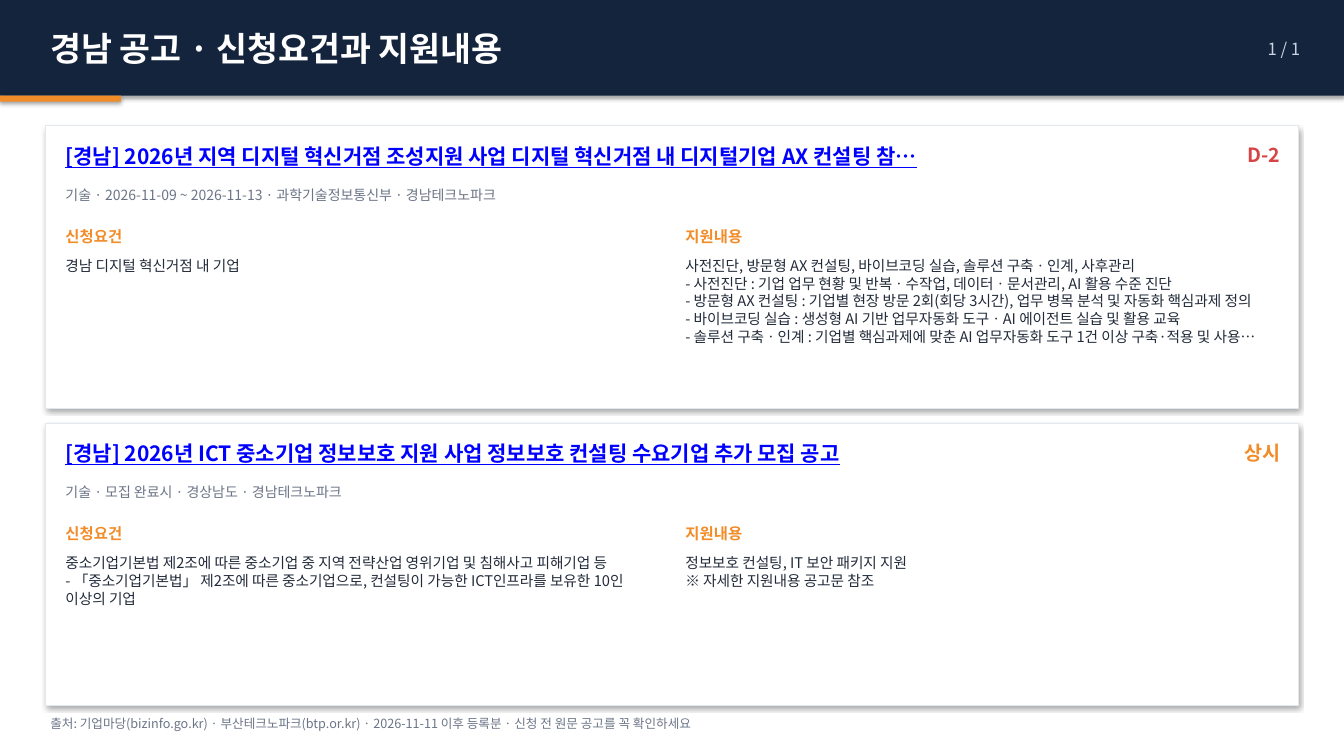
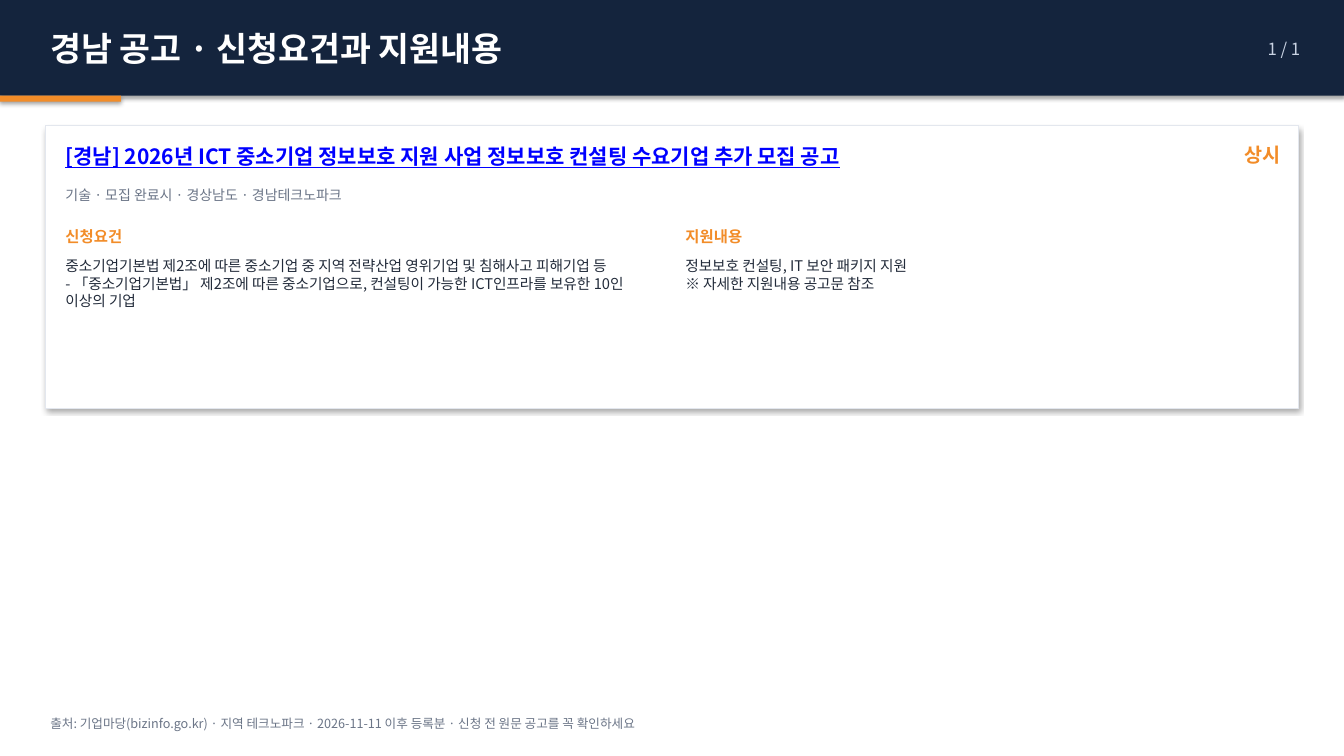
Before and after one commit to juddmank/helprnd.com, a slide deck: slide 7 of site/briefings/2026-11-11_지원사업공고.pptx. Drawn at 1344x756 pixels with LibreOffice and Linux fonts; fonts in the diff are those of the drawing. Boxes give left, top, right and bottom in pixels: in the first picture for what was removed or moved away, otherwise in the second. Text is boxed around its words. In the diff, an @@ line names an element or a change of style, - is before the commit and + after.

```diff
--- a/site/briefings/2026-11-11_지원사업공고.pptx
+++ b/site/briefings/2026-11-11_지원사업공고.pptx
@@ text at (x1=65, y1=146, x2=840, y2=168): text changed @@
-[경남] 2026년 지역 디지털 혁신거점 조성지원 사업 디지털 혁신거점 내 디지털기업 AX 컨설팅 참…
+[경남] 2026년 ICT 중소기업 정보보호 지원 사업 정보보호 컨설팅 수요기업 추가 모집 공고
@@ text at (x1=1244, y1=145, x2=1280, y2=164): text changed; text colour #D64545 to #F28C28 @@
-D-2
+상시
@@ text at (x1=65, y1=188, x2=342, y2=201): text changed @@
-기술 · 2026-11-09 ~ 2026-11-13 · 과학기술정보통신부 · 경남테크노파크
+기술 · 모집 완료시 · 경상남도 · 경남테크노파크
@@ text at (x1=65, y1=259, x2=624, y2=307): text changed @@
-경남 디지털 혁신거점 내 기업
+중소기업기본법 제2조에 따른 중소기업 중 지역 전략산업 영위기업 및 침해사고 피해기업 등
+- 「중소기업기본법」 제2조에 따른 중소기업으로, 컨설팅이 가능한 ICT인프라를 보유한 10인 이상의 기업
@@ text at (x1=685, y1=259, x2=907, y2=290): text changed @@
-사전진단, 방문형 AX 컨설팅, 바이브코딩 실습, 솔루션 구축ㆍ인계, 사후관리
-- 사전진단 : 기업 업무 현황 및 반복ㆍ수작업, 데이터ㆍ문서관리, AI 활용 수준 진단
-- 방문형 AX 컨설팅 : 기업별 현장 방문 2회(회당 3시간), 업무 병목 분석 및 자동화 핵심과제 정의
-- 바이브코딩 실습 : 생성형 AI 기반 업무자동화 도구ㆍAI 에이전트 실습 및 활용 교육
-- 솔루션 구축ㆍ인계 : 기업별 핵심과제에 맞춘 AI 업무자동화 도구 1건 이상 구축·적용 및 사용…
+정보보호 컨설팅, IT 보안 패키지 지원
+※ 자세한 지원내용 공고문 참조
@@ rectangle removed at (x1=45, y1=423, x2=1299, y2=706) @@
@@ text removed at (x1=65, y1=443, x2=840, y2=465) @@
-[경남] 2026년 ICT 중소기업 정보보호 지원 사업 정보보호 컨설팅 수요기업 추가 모집 공고
@@ text removed at (x1=1244, y1=443, x2=1280, y2=462) @@
-상시
@@ text removed at (x1=65, y1=485, x2=342, y2=498) @@
-기술 · 모집 완료시 · 경상남도 · 경남테크노파크
@@ text removed at (x1=65, y1=526, x2=122, y2=541) @@
-신청요건
@@ text removed at (x1=685, y1=526, x2=742, y2=541) @@
-지원내용
@@ text removed at (x1=65, y1=555, x2=624, y2=605) @@
-중소기업기본법 제2조에 따른 중소기업 중 지역 전략산업 영위기업 및 침해사고 피해기업 등
-- 「중소기업기본법」 제2조에 따른 중소기업으로, 컨설팅이 가능한 ICT인프라를 보유한 10인 이상의 기업
@@ text removed at (x1=685, y1=556, x2=907, y2=587) @@
-정보보호 컨설팅, IT 보안 패키지 지원
-※ 자세한 지원내용 공고문 참조
@@ text at (x1=50, y1=717, x2=635, y2=731): text changed @@
-출처: 기업마당(bizinfo.go.kr) · 부산테크노파크(btp.or.kr) · 2026-11-11 이후 등록분 · 신청 전 원문 공고를 꼭 확인하세요
+출처: 기업마당(bizinfo.go.kr) · 지역 테크노파크 · 2026-11-11 이후 등록분 · 신청 전 원문 공고를 꼭 확인하세요
```
Also in this commit, not shown: 18 other slides changed, 3 slides added, 6 other files.
